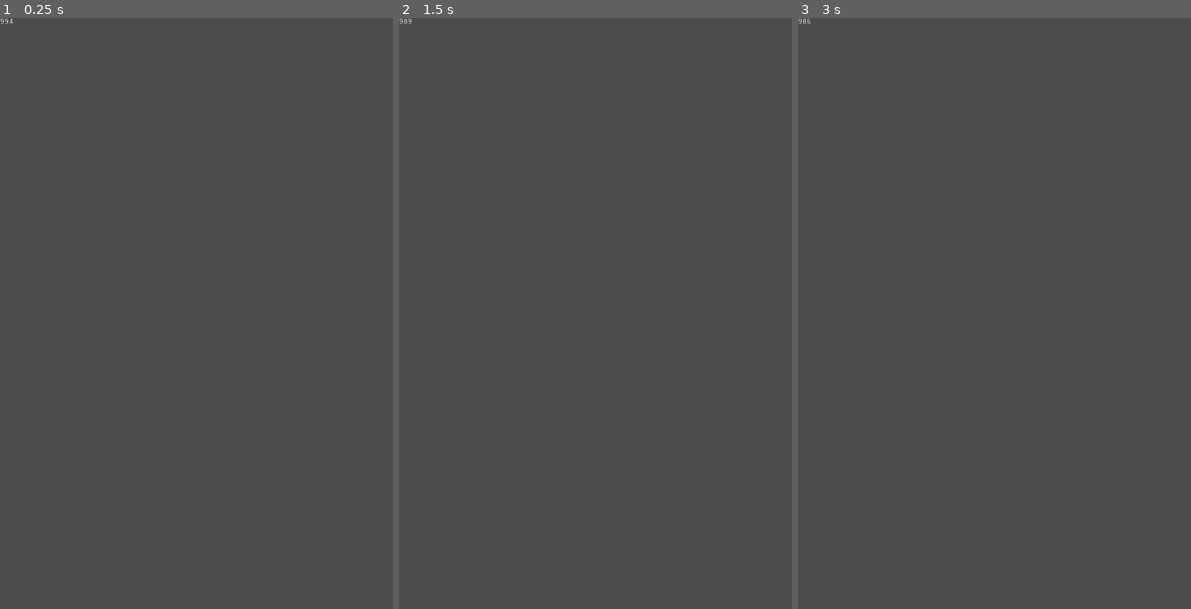
Above: before the commit, frames 1-3 (left to right).
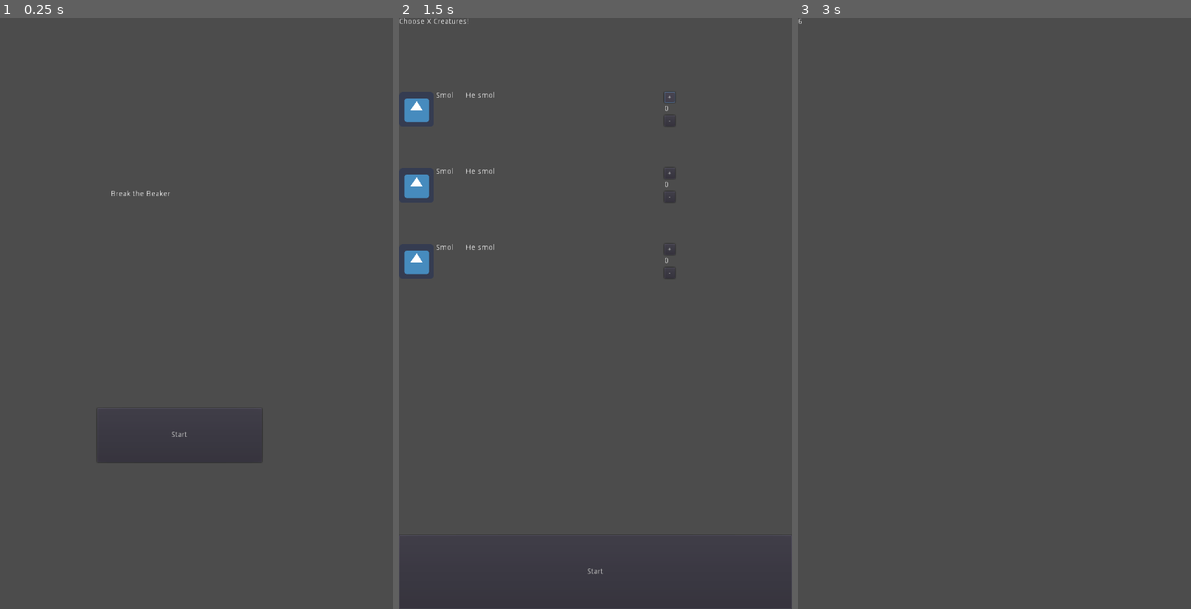
Above: after the commit, the same moments.

Repository: HaywardMorihara/2021SepGameJam
Game: Godot game, scene res://menu/MainMenu.tscn
Same seed, same stepped clock (60 frames per second), same inputs: the game is played once before the commit and once after it. Before the commit the project starts from res://game/Game.tscn. The engine's default icon, where the game draws it, is replaced by a stand-in: a white triangle on a blue panel in a dark square.
Inputs (mouse positions are in pixels of both pictures, inside the frame that each line leads up to):
- Up to frame 1 (0.25 s): no input
- Up to frame 2 (1.5 s): click (579, 437) at 0.5 s, where only the run after the commit has a clickable "Start"; click (670, 94) at 1.25 s, where only the run after the commit has a clickable "+"
- Up to frame 3 (3 s): click (1069, 118) at 2 s, where only the run after the commit has a clickable "-"; click (994, 573) at 2.75 s, where only the run after the commit has a clickable "Start"

The runs differ from the first frame. In frame 1, 0.2% of the frame differs, in the area x 0-67%, y 0-76%; in frame 2, 1.0%, in the area x 0-71%, y 0-94%; in frame 3, less than 0.1%.

Commit message:
Basic Menu flow

Diff:
--- a/game/Game.gd
+++ b/game/Game.gd
@@ -4,9 +4,9 @@
 const CREATURE_LARGE = preload("res://game/creatures/CreatureLarge.tscn")
 const CREATURE_X = preload("res://game/creatures/CreatureX.tscn")
 
-var num_of_creature_small : int = 5
+var num_of_creature_small : int = 10
 var num_of_creature_large : int = 5
-var num_of_creature_x : int = 5
+var num_of_creature_x : int = 0
 
 enum GameState {PLAYING, WON}
 var current_state = GameState.PLAYING
@@ -22,19 +22,7 @@
 			if $Beaker.current_health <= 0:
 				current_state = GameState.WON
 		GameState.WON:
-			$Message.visible = true
-			$Message.text = "You won!"
-
-
-func _input(event):
-	match current_state:
-		GameState.PLAYING:
-			pass
-		GameState.WON:
-			if event is InputEventMouseButton:
-				$Message.hide()
-				current_state = GameState.PLAYING
-				_reset_game()
+			_win()
 
 
 func _create_creatures(creature_scene, number : int):
@@ -45,9 +33,20 @@
 		self.add_child(creature_instance)
 
 
+func _win():
+	$Message.visible = true
+	$Message.text = "You won!"
+	$RetryButton.show()
+	$ReselectButton.show()
+	$MainMenuButton.show()
+
+
 func _reset_game():
 	current_state = GameState.PLAYING
 	$Message.hide()
+	$RetryButton.hide()
+	$ReselectButton.hide()
+	$MainMenuButton.hide()
 	$Beaker.current_health = $Beaker.starting_health
 	get_tree().call_group("creatures", "queue_free")
 	_create_creatures(CREATURE_SMALL, num_of_creature_small)
@@ -61,3 +60,15 @@
 			$Beaker.apply_damage(damage)
 		GameState.WON:
 			pass
+
+
+func _on_RetryButton_pressed():
+	get_tree().reload_current_scene()
+
+
+func _on_ReselectButton_pressed():
+	get_tree().change_scene("res://menu/CreatureSelectionMenu.tscn")
+
+
+func _on_MainMenuButton_pressed():
+	get_tree().change_scene("res://menu/MainMenu.tscn")
--- a/game/Game.tscn
+++ b/game/Game.tscn
@@ -7,6 +7,7 @@
 script = ExtResource( 1 )
 
 [node name="Beaker" parent="." instance=ExtResource( 2 )]
+starting_health = 10.0
 
 [node name="Message" type="RichTextLabel" parent="."]
 visible = false
@@ -19,3 +20,40 @@
 "_edit_group_": true,
 "_edit_use_anchors_": false
 }
+
+[node name="RetryButton" type="Button" parent="."]
+margin_left = 286.424
+margin_top = 687.619
+margin_right = 419.424
+margin_bottom = 707.619
+text = "Retry"
+__meta__ = {
+"_edit_group_": true,
+"_edit_use_anchors_": false
+}
+
+[node name="ReselectButton" type="Button" parent="."]
+margin_left = 293.0
+margin_top = 758.0
+margin_right = 419.0
+margin_bottom = 778.0
+text = "Reselect"
+__meta__ = {
+"_edit_group_": true,
+"_edit_use_anchors_": false
+}
+
+[node name="MainMenuButton" type="Button" parent="."]
+margin_left = 286.48
+margin_top = 822.996
+margin_right = 422.48
+margin_bottom = 842.996
+text = "Main Menu"
+__meta__ = {
+"_edit_group_": true,
+"_edit_use_anchors_": false
+}
+
+[connection signal="pressed" from="RetryButton" to="." method="_on_RetryButton_pressed"]
+[connection signal="pressed" from="ReselectButton" to="." method="_on_ReselectButton_pressed"]
+[connection signal="pressed" from="MainMenuButton" to="." method="_on_MainMenuButton_pressed"]
--- a/game/creatures/CreatureX.gd
+++ b/game/creatures/CreatureX.gd
@@ -26,6 +26,5 @@
 			var pj = PinJoint2D.new()
 			pj.set_node_a(body.get_path())
 			pj.set_node_b(self.get_path())
-			pj.set_bias(100.0)
 			add_child(pj)
 		num_of_collision += 1
--- /dev/null
+++ b/menu/CreatureSelectionMenu.gd
@@ -0,0 +1,21 @@
+extends Control
+
+var CREATURE_SELECTION_OPTION = preload("res://menu/CreatureSelectionOption.tscn")
+
+var creatures = ["CreatureSmall", "CreatureLarge", "CreatureX"]
+
+
+# Called when the node enters the scene tree for the first time.
+func _ready():
+	for c in creatures:
+		var creature_selection_option = CREATURE_SELECTION_OPTION.instance()
+		$VBoxContainer.add_child(creature_selection_option)
+
+
+# Called every frame. 'delta' is the elapsed time since the previous frame.
+#func _process(delta):
+#	pass
+
+
+func _on_StartButton_pressed():
+	get_tree().change_scene("res://game/Game.tscn")
--- /dev/null
+++ b/menu/CreatureSelectionMenu.tscn
@@ -0,0 +1,39 @@
+[gd_scene load_steps=2 format=2]
+
+[ext_resource path="res://menu/CreatureSelectionMenu.gd" type="Script" id=1]
+
+[node name="CreatureSelectionMenu" type="Control"]
+anchor_right = 1.0
+anchor_bottom = 1.0
+script = ExtResource( 1 )
+__meta__ = {
+"_edit_use_anchors_": false
+}
+
+[node name="Title" type="RichTextLabel" parent="."]
+margin_right = 720.0
+margin_bottom = 135.0
+rect_min_size = Vector2( 720, 135 )
+text = "Choose X Creatures!"
+__meta__ = {
+"_edit_use_anchors_": false
+}
+
+[node name="VBoxContainer" type="VBoxContainer" parent="."]
+margin_top = 135.0
+margin_right = 720.0
+margin_bottom = 945.0
+__meta__ = {
+"_edit_use_anchors_": false
+}
+
+[node name="StartButton" type="Button" parent="."]
+margin_top = 945.0
+margin_right = 720.0
+margin_bottom = 1080.0
+text = "Start"
+__meta__ = {
+"_edit_use_anchors_": false
+}
+
+[connection signal="pressed" from="StartButton" to="." method="_on_StartButton_pressed"]
--- /dev/null
+++ b/menu/CreatureSelectionOption.tscn
@@ -0,0 +1,61 @@
+[gd_scene load_steps=2 format=2]
+
+[ext_resource path="res://icon.png" type="Texture" id=1]
+
+[node name="HBoxContainer" type="HBoxContainer"]
+margin_right = 720.0
+margin_bottom = 135.0
+rect_min_size = Vector2( 720, 135 )
+__meta__ = {
+"_edit_use_anchors_": false
+}
+
+[node name="CreatureImageTextureRect" type="TextureRect" parent="."]
+margin_right = 64.0
+margin_bottom = 135.0
+texture = ExtResource( 1 )
+
+[node name="CreatureName" type="RichTextLabel" parent="."]
+margin_left = 68.0
+margin_right = 118.0
+margin_bottom = 135.0
+rect_min_size = Vector2( 50, 0 )
+text = "Smol"
+
+[node name="CreatureDescription" type="RichTextLabel" parent="."]
+margin_left = 122.0
+margin_right = 482.0
+margin_bottom = 135.0
+rect_min_size = Vector2( 360, 0 )
+text = "He smol"
+
+[node name="VBoxContainer" type="VBoxContainer" parent="."]
+margin_left = 486.0
+margin_right = 506.0
+margin_bottom = 135.0
+
+[node name="PlusButton" type="Button" parent="VBoxContainer"]
+margin_right = 20.0
+margin_bottom = 20.0
+text = "+"
+
+[node name="Count" type="RichTextLabel" parent="VBoxContainer"]
+margin_top = 24.0
+margin_right = 20.0
+margin_bottom = 39.0
+rect_min_size = Vector2( 10, 15 )
+text = "0"
+
+[node name="MinusButton" type="Button" parent="VBoxContainer"]
+margin_top = 43.0
+margin_right = 20.0
+margin_bottom = 63.0
+text = "-"
+
+[node name="CreatureSelectionOption" type="Control" parent="."]
+margin_left = 510.0
+margin_right = 510.0
+margin_bottom = 135.0
+__meta__ = {
+"_edit_use_anchors_": false
+}
--- /dev/null
+++ b/menu/MainMenu.gd
@@ -0,0 +1,20 @@
+extends Control
+
+
+# Declare member variables here. Examples:
+# var a = 2
+# var b = "text"
+
+
+# Called when the node enters the scene tree for the first time.
+func _ready():
+	pass # Replace with function body.
+
+
+# Called every frame. 'delta' is the elapsed time since the previous frame.
+#func _process(delta):
+#	pass
+
+
+func _on_StartButton_pressed():
+	get_tree().change_scene("res://menu/CreatureSelectionMenu.tscn")
--- /dev/null
+++ b/menu/MainMenu.tscn
@@ -0,0 +1,31 @@
+[gd_scene load_steps=2 format=2]
+
+[ext_resource path="res://menu/MainMenu.gd" type="Script" id=1]
+
+[node name="MainMenu" type="Control"]
+anchor_right = 1.0
+anchor_bottom = 1.0
+script = ExtResource( 1 )
+__meta__ = {
+"_edit_use_anchors_": false
+}
+
+[node name="Title" type="RichTextLabel" parent="."]
+margin_left = 203.225
+margin_top = 314.776
+margin_right = 510.225
+margin_bottom = 385.776
+text = "Break the Beaker
+"
+
+[node name="StartButton" type="Button" parent="."]
+margin_left = 177.903
+margin_top = 713.196
+margin_right = 479.903
+margin_bottom = 812.196
+text = "Start"
+__meta__ = {
+"_edit_group_": true
+}
+
+[connection signal="pressed" from="StartButton" to="." method="_on_StartButton_pressed"]
--- a/project.godot
+++ b/project.godot
@@ -10,8 +10,8 @@
 
 [application]
 
-config/name="2021SepGameJam"
-run/main_scene="res://game/Game.tscn"
+config/name="Break the Beaker"
+run/main_scene="res://menu/MainMenu.tscn"
 config/icon="res://icon.png"
 
 [display]
